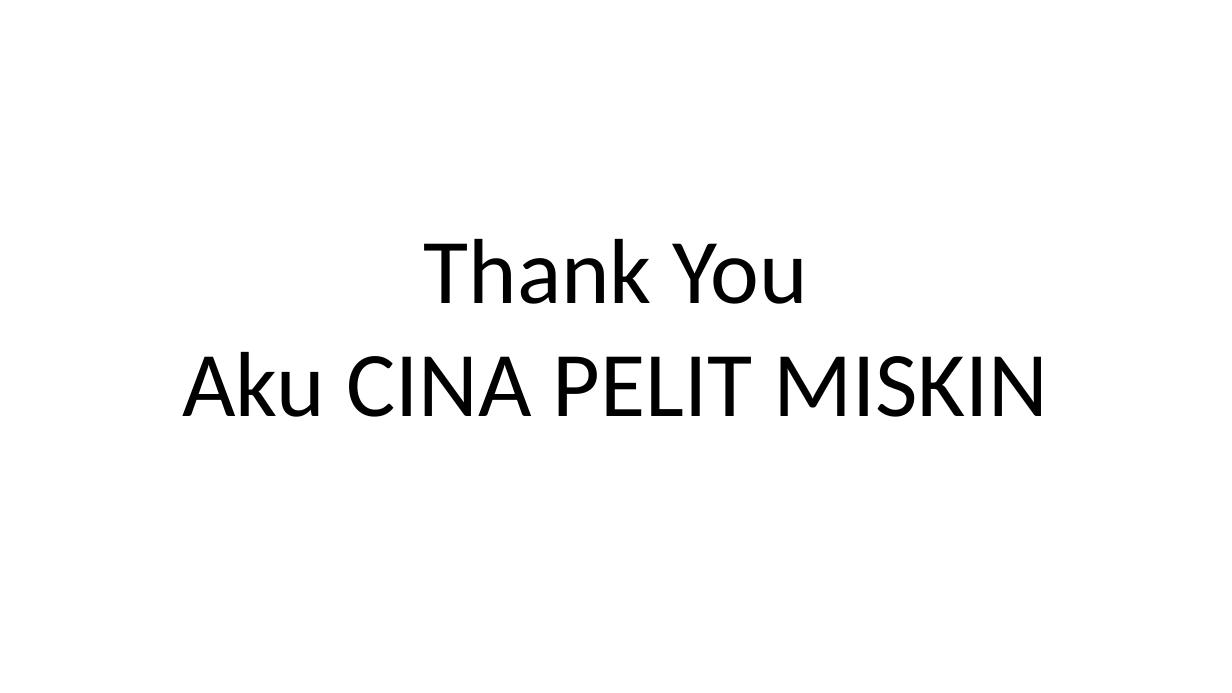
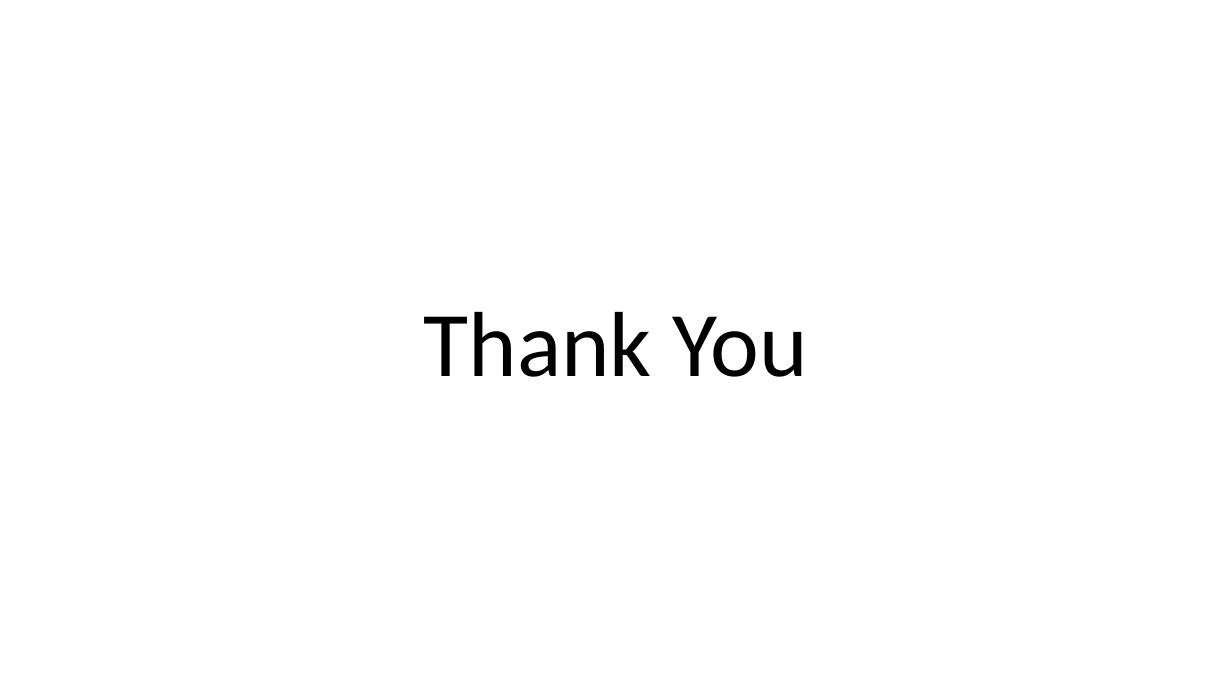
Before and after one commit to satria-ui/TugasAkhir2023, a slide deck: slide 22 of Submit Sidang/05111942000001-Adam Satria Adidarma-Presentasi TA.pptx. Drawn at 1232x693 pixels with LibreOffice and Linux fonts; fonts in the diff are those of the drawing; background and template pictures are left out. Boxes give left, top, right and bottom in pixels: in the first picture for what was removed or moved away, otherwise in the second. Text is boxed around its words. In the diff, an @@ line names an element or a change of style, - is before the commit and + after.

```diff
--- a/Submit Sidang/05111942000001-Adam Satria Adidarma-Presentasi TA.pptx
+++ b/Submit Sidang/05111942000001-Adam Satria Adidarma-Presentasi TA.pptx
@@ text "Thank You": place and size @@
-text "Thank You" at [183,239,1048,417]
+text "Thank You" at [424,312,808,377]
@@ text at [183,352,1048,417]: paragraph removed @@
-Aku CINA PELIT MISKIN
```
Also in this commit, not shown: 3 other slides changed, 7 other files.
